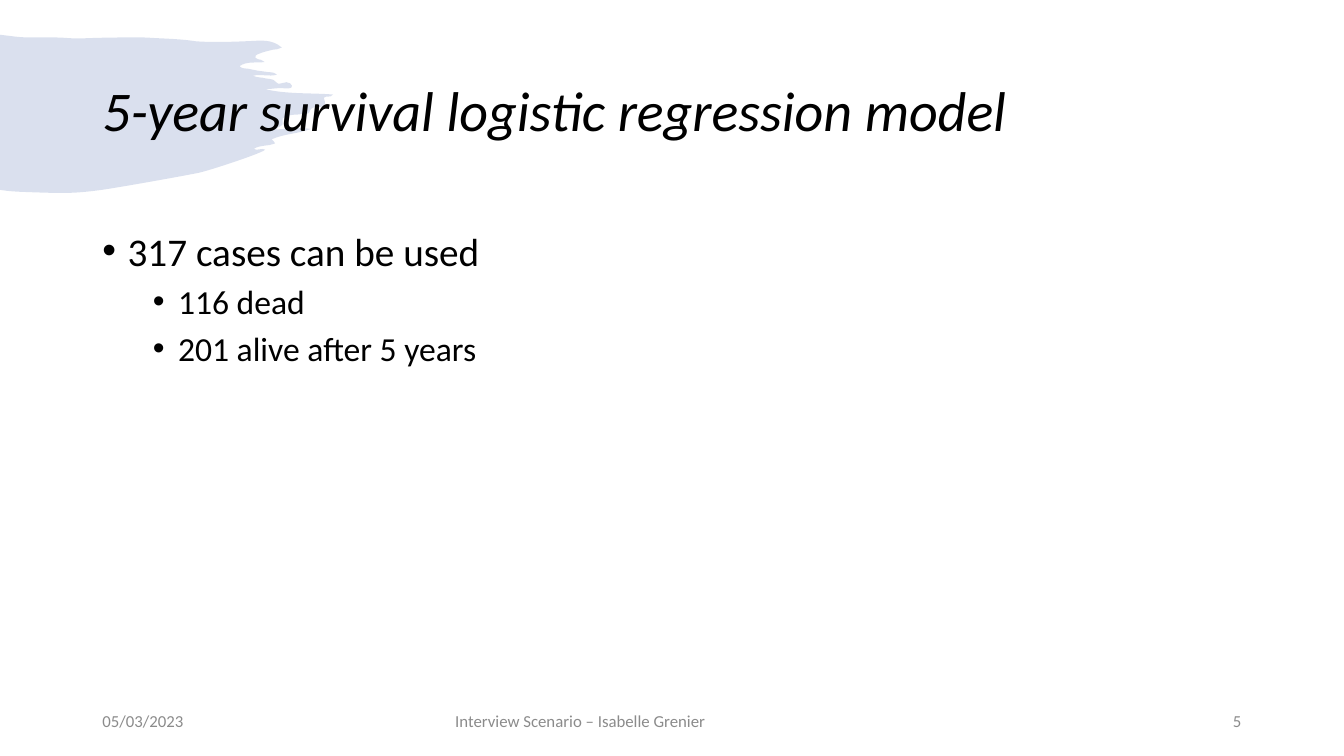
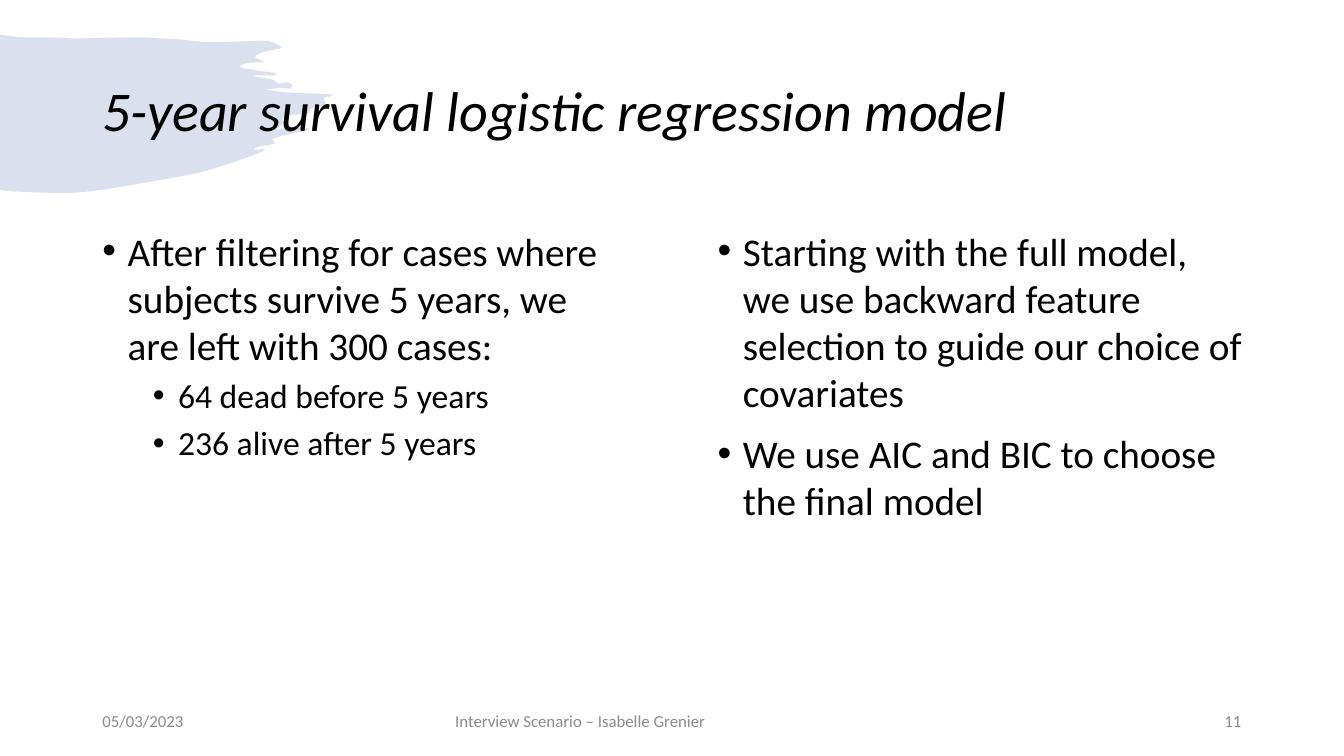
Before and after one commit to igrenier/TCGA_BRCA, a slide deck: slide 11 of presentation_05032023.pptx (slide 5 before the commit). Drawn at 1344x756 pixels with LibreOffice and Linux fonts; fonts in the diff are those of the drawing. Boxes give left, top, right and bottom in pixels: in the first picture for what was removed or moved away, otherwise in the second. Text is boxed around its words. In the diff, an @@ line names an element or a change of style, - is before the commit and + after.

```diff
--- a/presentation_05032023.pptx
+++ b/presentation_05032023.pptx
@@ text at bbox=[128, 238, 597, 461]: text changed; size 24 to 28 pt @@
-• 317 cases can be used
-  • 116 dead
-  • 201 alive after 5 years
+• After filtering for cases where subjects survive 5 years, we are left with 300 cases:
+  • 64 dead before 5 years
+  • 236 alive after 5 years
@@ text added at bbox=[743, 238, 1242, 516], 28 pt, text #000000 @@
+• Starting with the full model, we use backward feature selection to guide our choice of covariates
+• We use AIC and BIC to choose the final model
@@ page number at bbox=[1224, 716, 1241, 727]: text changed @@
-5
+11
```
Also in this commit, not shown: 3 other slides changed, 8 slides added.
